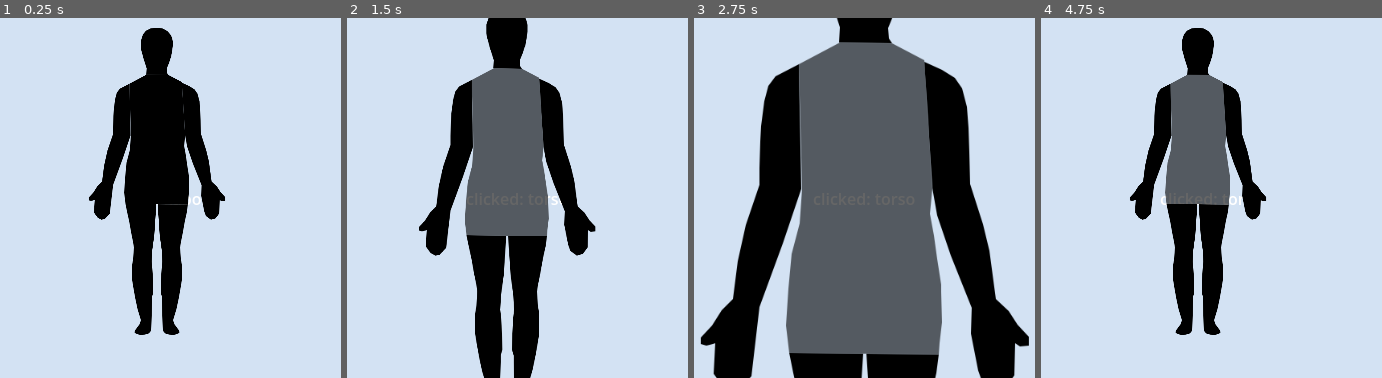
Above: before the commit, frames 1-4 (left to right).
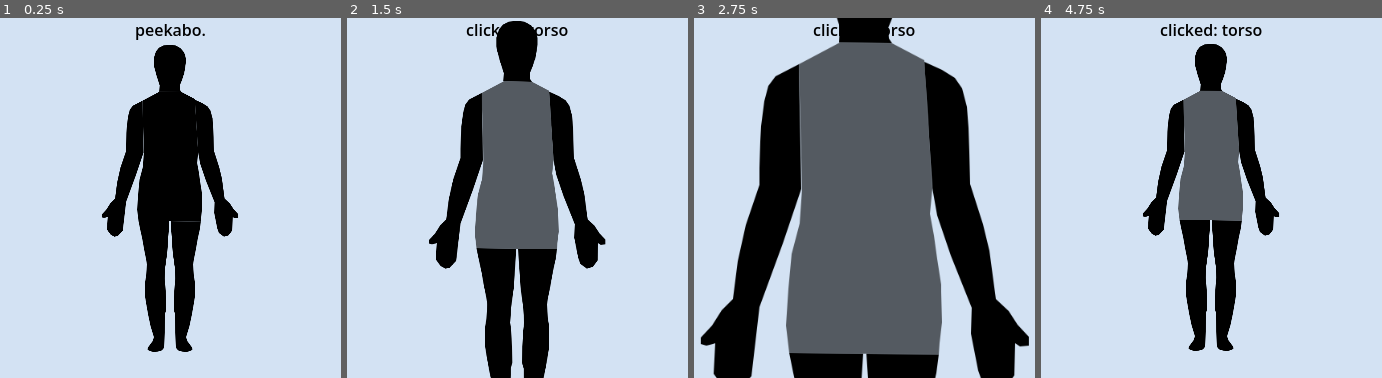
Above: after the commit, the same moments.

Repository: small-SoyBean/help-me-app
Game: Godot game, scene res://scenes/main.tscn
Same seed, same stepped clock (60 frames per second), same inputs: the game is played once before the commit and once after it.
Inputs (mouse positions are in pixels of both pictures, inside the frame that each line leads up to; where the layout moved, square brackets give the same spot in the first picture):
- Up to frame 1 (0.25 s): no input
- Up to frame 2 (1.5 s): click (517, 198) [503, 180] at 0.5 s; click (517, 298) at 1.25 s
- Up to frame 3 (2.75 s): click (864, 198) [850, 180] at 2 s
- Up to frame 4 (4.75 s): click (1211, 298) at 2.75 s; click (1211, 198) [1197, 180] at 3.5 s; click (1211, 298) at 4.25 s

The runs differ from the first frame. In frame 1, 12% of the frame differs, in the area x 26-70%, y 1-93%; in frame 2, 14%, in the area x 21-76%, y 0-100%; in frame 3, 0.2%; in frame 4, 14%.

Commit message:
Added prompt generator, user personal info, fixed UI, added godot export to be included in git.

Diff:
--- a/Godot/scenes/main.tscn
+++ b/Godot/scenes/main.tscn
@@ -29,27 +29,31 @@
 
 [node name="Label" type="Label" parent="." unique_id=1788597490]
 layout_mode = 1
+anchors_preset = 5
+anchor_left = 0.5
+anchor_right = 0.5
+offset_left = -35.5
+offset_right = 35.5
+offset_bottom = 23.0
+grow_horizontal = 2
+theme_override_colors/font_color = Color(0, 0, 0, 1)
+text = "peekabo."
+horizontal_alignment = 1
+vertical_alignment = 1
+
+[node name="body_map" type="Control" parent="." unique_id=606171947]
+layout_mode = 1
 anchors_preset = 8
 anchor_left = 0.5
 anchor_top = 0.5
 anchor_right = 0.5
 anchor_bottom = 0.5
-offset_left = -33.5
-offset_top = -11.5
-offset_right = 33.5
-offset_bottom = 11.5
+offset_left = -107.0
+offset_top = -167.5
+offset_right = 107.0
+offset_bottom = 167.5
 grow_horizontal = 2
 grow_vertical = 2
-text = "peekabo."
-horizontal_alignment = 1
-vertical_alignment = 1
-
-[node name="body_map" type="Control" parent="." unique_id=606171947]
-anchors_preset = 0
-offset_left = 200.0
-offset_top = -4.0
-offset_right = 414.0
-offset_bottom = 331.0
 script = ExtResource("2_tipki")
 
 [node name="head_crop" type="TextureButton" parent="body_map" unique_id=1169138861]
Not shown, added: public/godot/help_me.apple-touch-icon.png
Not shown, added: public/godot/help_me.audio.position.worklet.js
Not shown, added: public/godot/help_me.audio.worklet.js
Not shown, added: public/godot/help_me.icon.png
Not shown, added: public/godot/help_me.js
Not shown, added: public/godot/help_me.pck
Not shown, added: public/godot/help_me.png
Not shown, added: public/godot/help_me.wasm
Not shown, changed: src/lib/firebase.ts
Not shown, added: src/lib/promptGenerator.ts
